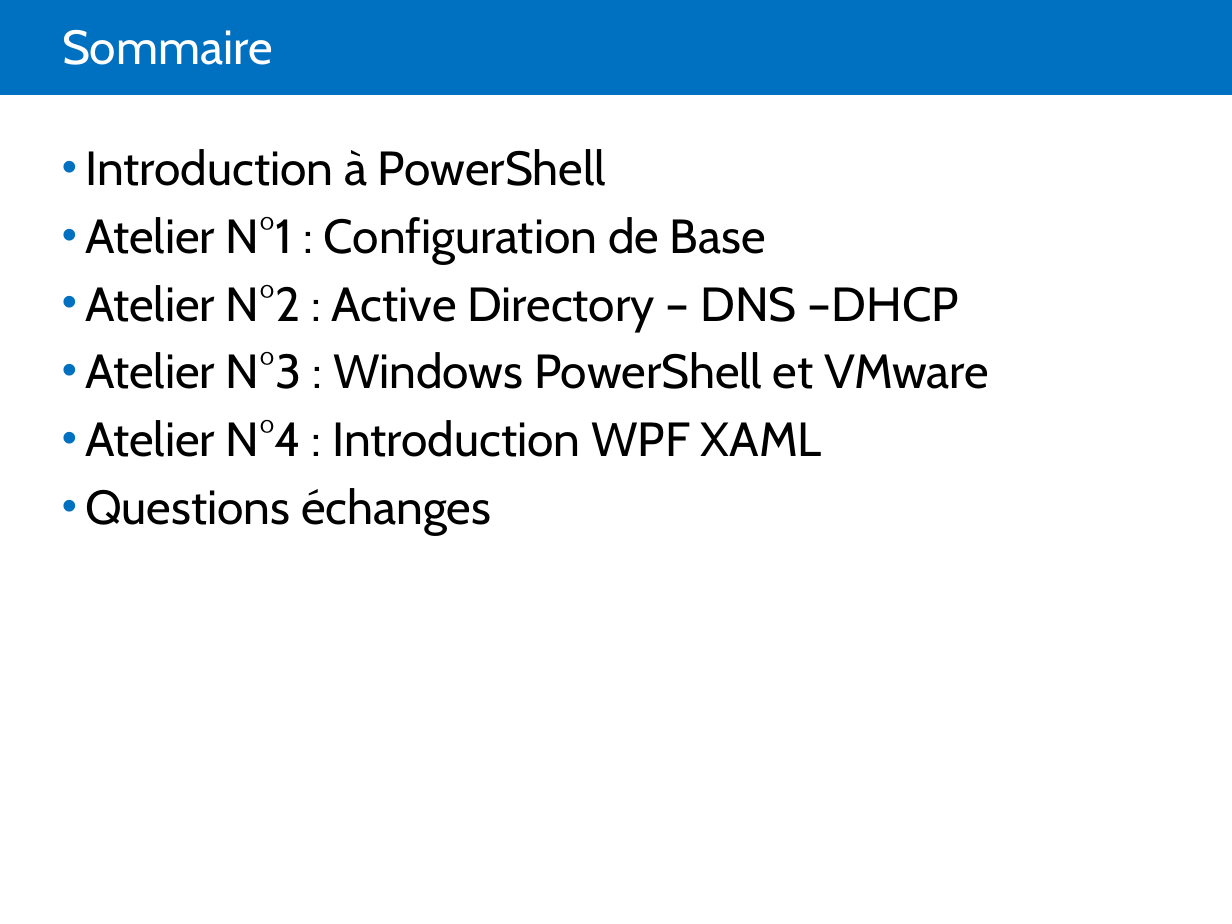
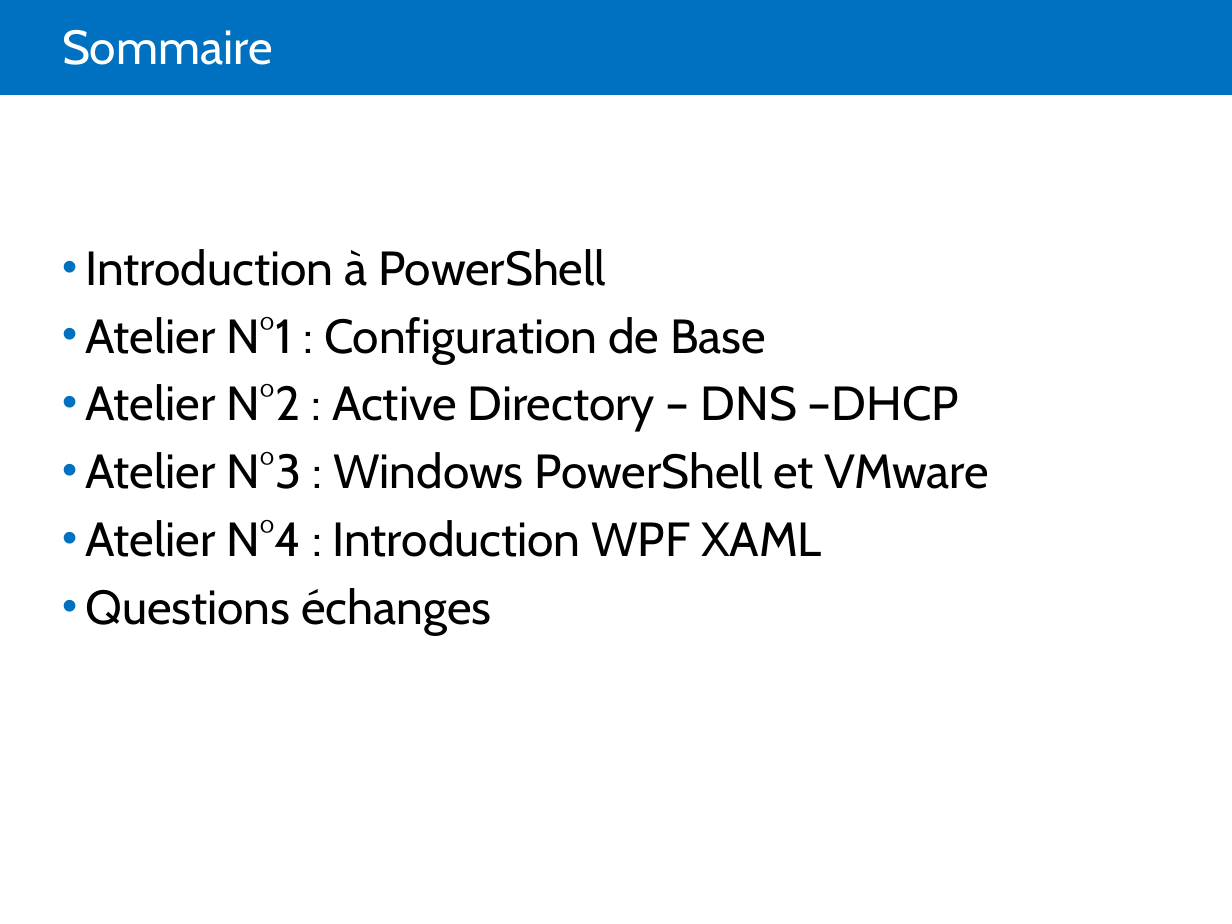
Before and after one commit to JM2K69/Formation, a slide deck: slide 3 of PowerShell/00_Présentation/Formation Académique.pptx (slide 2 before the commit). Drawn at 1232x924 pixels with LibreOffice and Linux fonts; fonts in the diff are those of the drawing; background and template pictures are left out. Boxes give left, top, right and bottom in pixels: in the first picture for what was removed or moved away, otherwise in the second. Text is boxed around its words. In the diff, an @@ line names an element or a change of style, - is before the commit and + after.

```diff
--- a/PowerShell/00_Présentation/Formation Académique.pptx
+++ b/PowerShell/00_Présentation/Formation Académique.pptx
@@ text "Introduction à PowerShell": place and size @@
-text "Introduction à PowerShell" at [85,149,989,535]
+text "Introduction à PowerShell" at [86,249,990,635]
```
Also in this commit, not shown: 2 other slides changed, 4 slides added, 1 slide removed.
